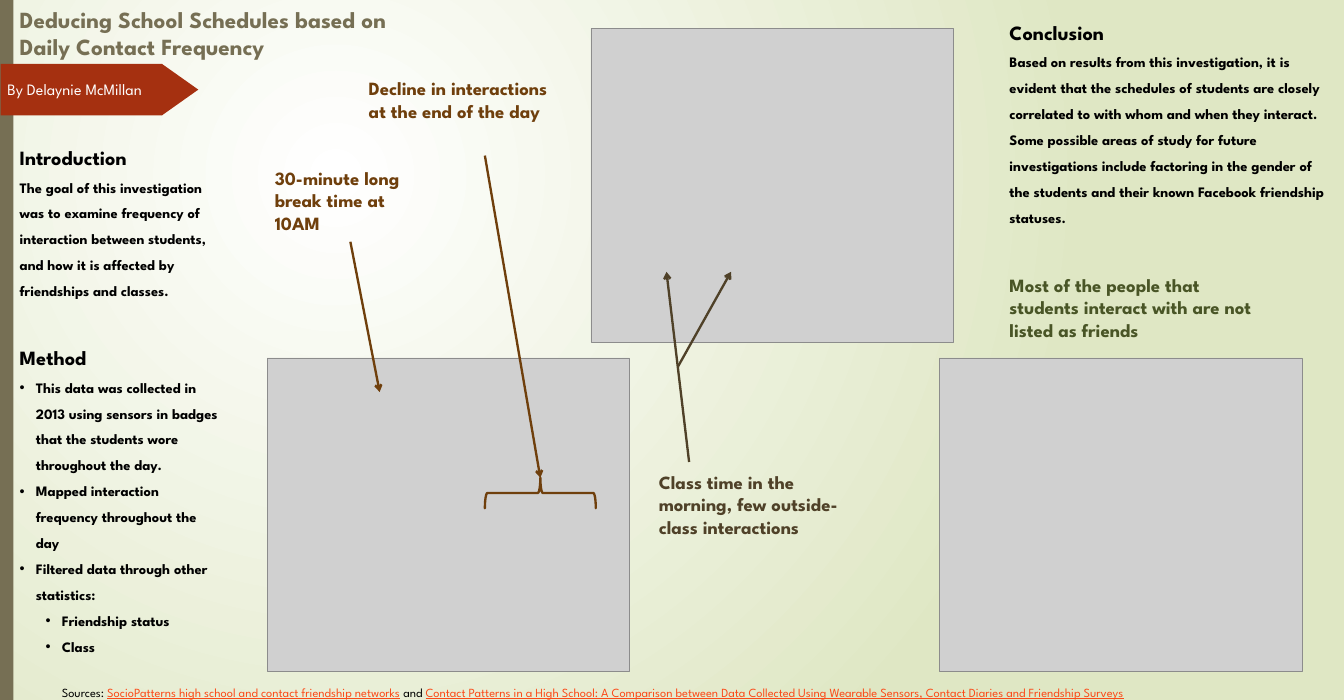
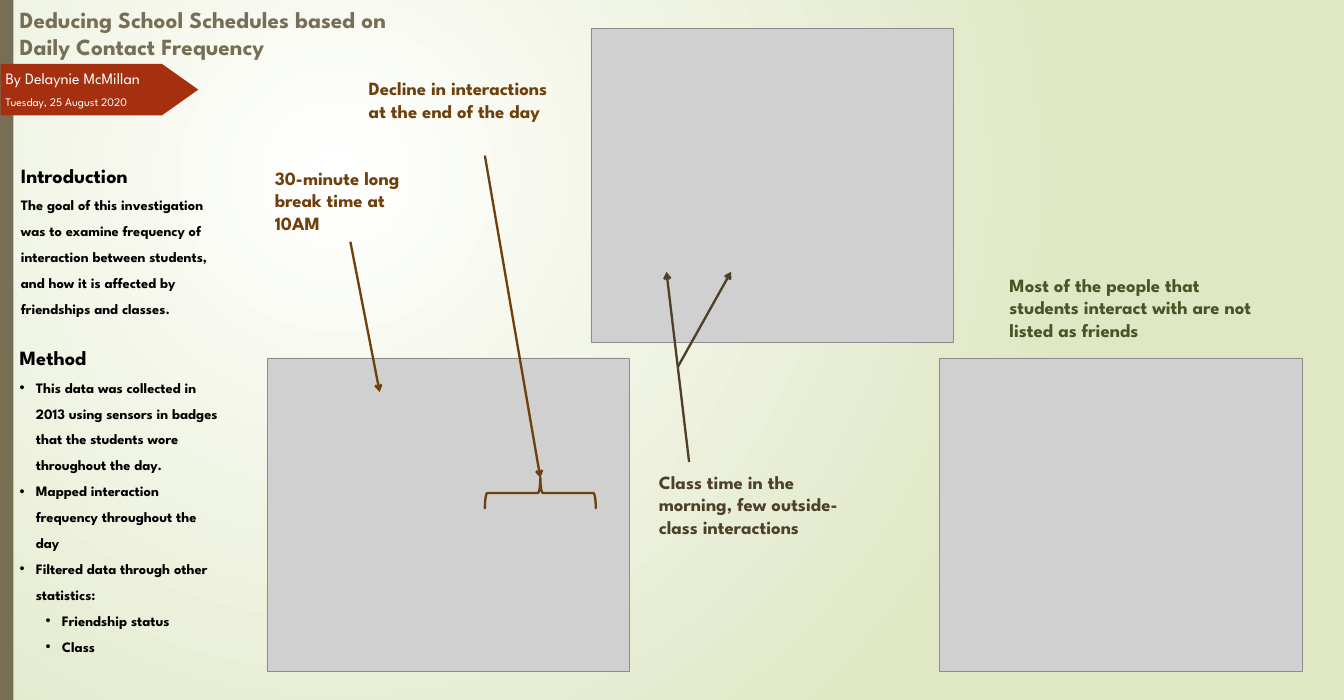
Before and after one commit to thetaspirit/hs-data-analysis, a slide deck: slide 1 of Poster.pptx. Drawn at 1344x700 pixels with LibreOffice and Linux fonts; fonts in the diff are those of the drawing; grey boxes stand for pictures. Boxes give left, top, right and bottom in pixels: in the first picture for what was removed or moved away, otherwise in the second. Text is boxed around its words. In the diff, an @@ line names an element or a change of style, - is before the commit and + after.

Commit message:
added original data

```diff
--- a/Poster.pptx
+++ b/Poster.pptx
@@ text removed at box(1009, 26, 1324, 223) @@
-Conclusion
-Based on results from this investigation, it is evident that the schedules of students are closely correlated to with whom and when they interact. Some possible areas of study for future investigations include factoring in the gender of the students and their known Facebook friendship statuses.
@@ text "By Delaynie McMillan": place and size @@
-text "By Delaynie McMillan" at box(7, 84, 142, 99)
+text "By Delaynie McMillan" at box(6, 73, 140, 88)
@@ text added at box(5, 98, 127, 109), 14.9 pt, text #FFFFFF @@
+Tuesday, 25 August 2020
@@ text "Introduction": place and size @@
-text "Introduction" at box(20, 151, 206, 299)
+text "Introduction" at box(21, 169, 207, 317)
@@ text removed at box(62, 688, 1124, 700) @@
-Sources: SocioPatterns high school and contact friendship networks and Contact Patterns in a High School: A Comparison between Data Collected Using Wearable Sensors, Contact Diaries and Friendship Surveys
```
Also in this commit, not shown: 11 other files.
